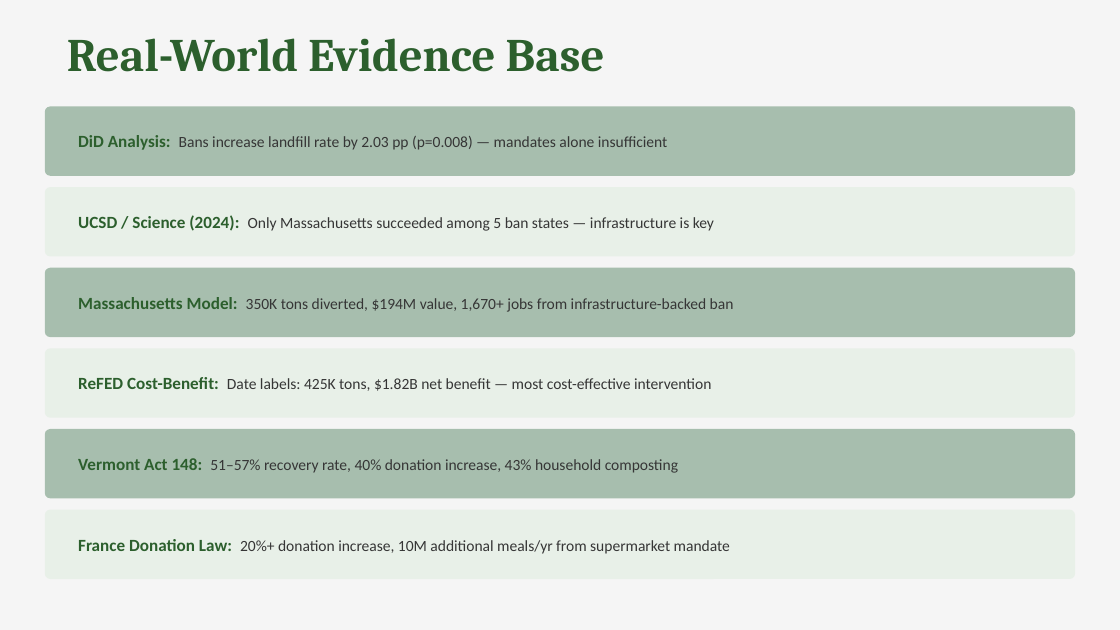
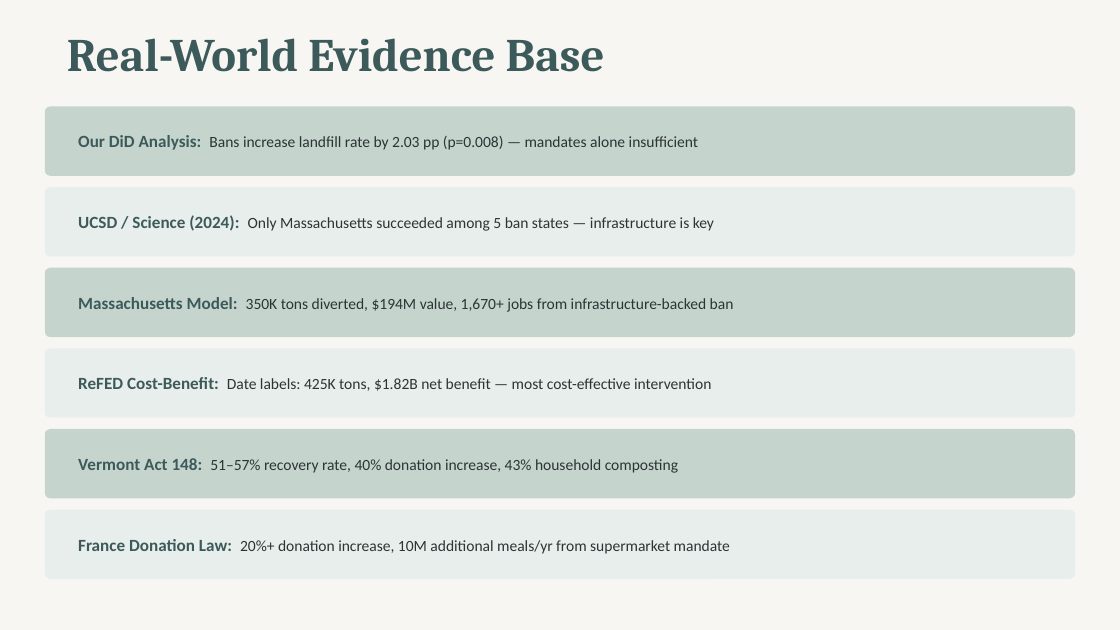
Before and after one commit to Asbetos/Datathon-Spring-2026, a slide deck: slide 16 of outputs/final/presentation.pptx. Drawn at 1120x630 pixels with LibreOffice and Linux fonts; fonts in the diff are those of the drawing. Boxes give left, top, right and bottom in pixels: in the first picture for what was removed or moved away, otherwise in the second. Text is boxed around its words. In the diff, an @@ line names an element or a change of style, - is before the commit and + after.

Commit message:
Polish: softer colors, supplementary data, per-capita analysis

```diff
--- a/outputs/final/presentation.pptx
+++ b/outputs/final/presentation.pptx
@@ background #F5F5F5 to #F8F6F3 @@
@@ text "Real-World Evidence Base" at (67,38,605,72): text colour #2C5F2D to #3D5A5B @@
@@ text at (78,135,698,150): text changed; text colour #363636 to #2D3436 @@
-DiD Analysis: Bans increase landfill rate by 2.03 pp (p=0.008) — mandates alone insufficient
+Our DiD Analysis: Bans increase landfill rate by 2.03 pp (p=0.008) — mandates alone insufficient
@@ text "UCSD / Science (2024): Only ..." at (78,215,714,231): text colour #2C5F2D to #3D5A5B in "UCSD / Science (2024):"; text colour #363636 to #2D3436 in "Only Massachusetts succeeded among 5 ban states ..." @@
@@ text "Massachusetts Model: 350K tons diverted, ..." at (78,297,734,312): text colour #2C5F2D to #3D5A5B in "Massachusetts Model:"; text colour #363636 to #2D3436 in "350K tons diverted, $194M value, 1,670+ jobs ..." @@
@@ text "ReFED Cost-Benefit: Date labels: 425K ..." at (78,377,711,391): text colour #2C5F2D to #3D5A5B in "ReFED Cost-Benefit:"; text colour #363636 to #2D3436 in "Date labels: 425K tons, $1.82B net benefit ..." @@
@@ fill #A7BEAE to #C5D5CD in 3 elements at (45,106,1075,176), (45,268,1075,337), (45,429,1075,498) @@
@@ text "Vermont Act 148: 51–57% recovery ..." at (78,458,678,473): text colour #2C5F2D to #3D5A5B in "Vermont Act 148:"; text colour #363636 to #2D3436 in "51–57% recovery rate, 40% donation increase, 43% ..." @@
@@ fill #E8F0E8 to #E8EEEB in 3 elements at (45,187,1075,256), (45,348,1075,418), (45,510,1075,579) @@
@@ text "France Donation Law: 20%+ donation ..." at (78,539,730,554): text colour #2C5F2D to #3D5A5B in "France Donation Law:"; text colour #363636 to #2D3436 in "20%+ donation increase, 10M additional meals/yr from ..." @@
```
Also in this commit, not shown: 16 other slides changed, 35 other files.
